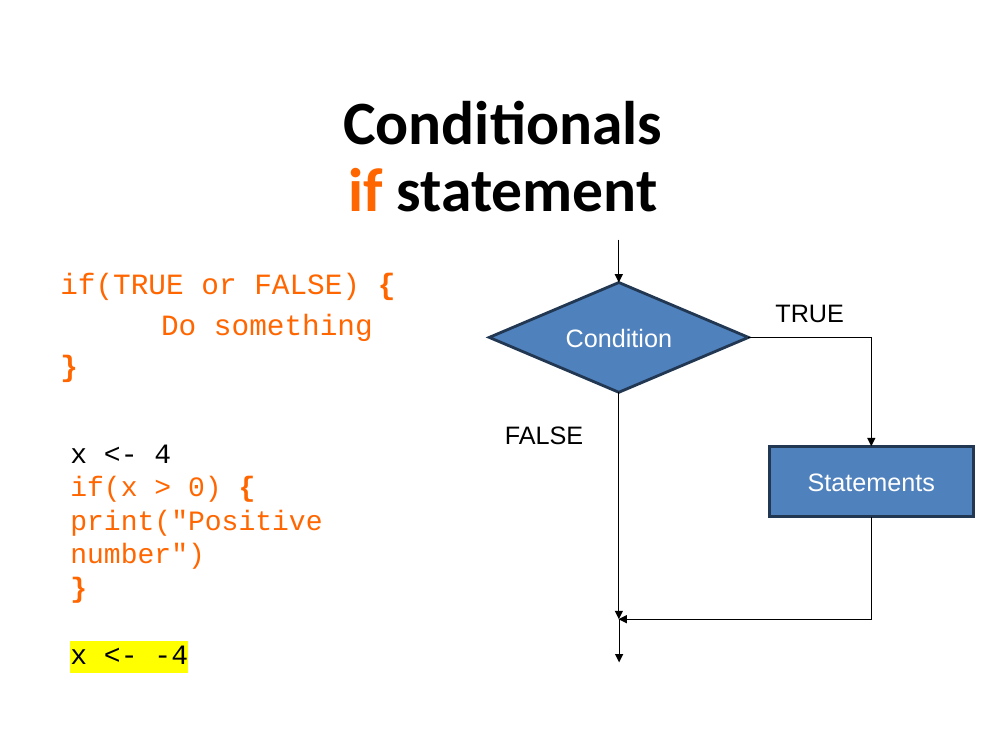
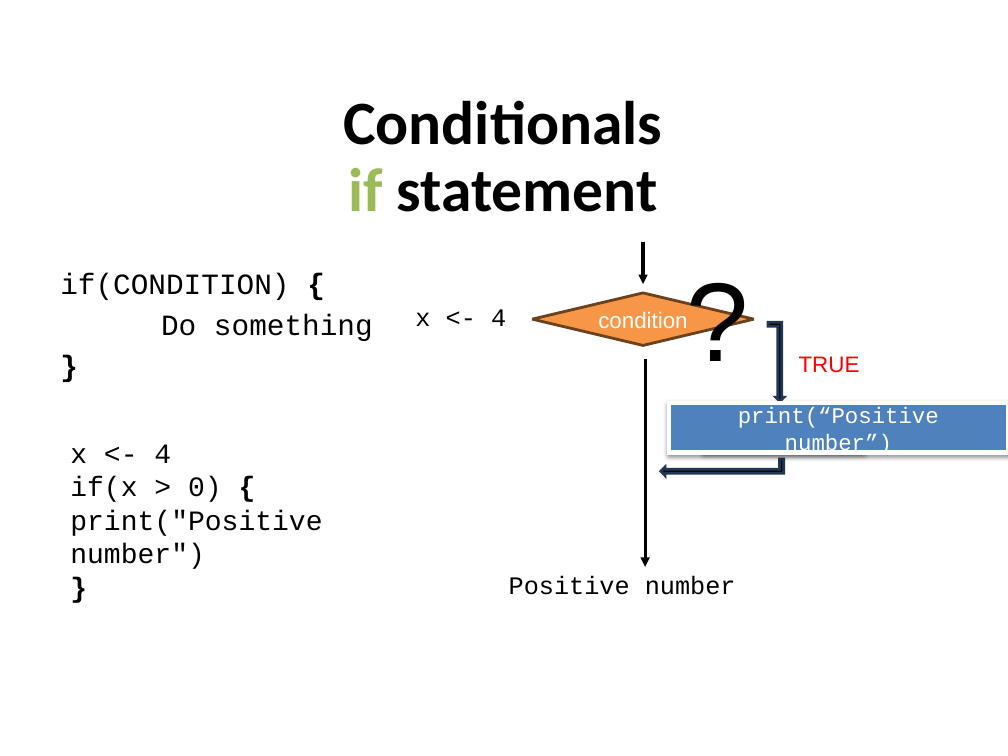
Before and after one commit to sraorao/MSD_R_course_HT2024_2, a slide deck: slide 5 of powerpoint/Session2.pptx. Drawn at 1008x756 pixels with LibreOffice and Linux fonts; fonts in the diff are those of the drawing. Boxes give left, top, right and bottom in pixels: in the first picture for what was removed or moved away, otherwise in the second. Text is boxed around its words. In the diff, an @@ line names an element or a change of style, - is before the commit and + after.

```diff
--- a/powerpoint/Session2.pptx
+++ b/powerpoint/Session2.pptx
@@ text "Conditionals if statement" at (x1=343, y1=100, x2=662, y2=212): text colour #FF6600 to #9BBB59 in "if" @@
@@ arrow moved from (619, 240) - (619, 282) to (643, 242) - (643, 284) @@
@@ arrow (643, 242) - (643, 284): stroke #000000 0.75 pt to #000000 2.25 pt @@
@@ text added at (x1=676, y1=244, x2=738, y2=390), 80 pt, text #000000 @@
+?
@@ text at (x1=60, y1=273, x2=289, y2=300): text changed; text colour #FF6600 to #000000 @@
-if(TRUE or FALSE) {
+if(CONDITION) {
@@ diamond "condition" resized from (x1=489, y1=282, x2=748, y2=392) to (x1=532, y1=293, x2=754, y2=346) @@
@@ diamond "condition" at (x1=532, y1=293, x2=754, y2=346): fill #4F81BD to #F79646; outline #233953 2 pt to #6C421F 2 pt @@
@@ text at (x1=161, y1=314, x2=373, y2=341): text colour #FF6600 to #000000 in "Do something", "}" @@
@@ text added at (x1=415, y1=309, x2=506, y2=326), 18 pt, text #000000 @@
+x <- 4
@@ text in diamond at (x1=598, y1=312, x2=687, y2=328): text changed; size 18 to 16 pt @@
-Condition
+condition
@@ bent up arrow added at (x1=768, y1=323, x2=784, y2=401), fill #000000, outline #233953 2 pt @@
@@ arrow moved from (619, 392) - (619, 619) to (645, 359) - (645, 566) @@
@@ arrow (645, 359) - (645, 566): stroke #000000 0.75 pt to #000000 2.25 pt @@
@@ elbow arrow removed from (749, 338) to (871, 447) @@
@@ text "TRUE" moved from (x1=775, y1=304, x2=844, y2=323) to (x1=799, y1=356, x2=860, y2=373) @@
@@ text "TRUE" at (x1=799, y1=356, x2=860, y2=373): size 18 to 16 pt, text colour #000000 to #FF0000; alignment centre to left @@
@@ rectangle added at (x1=668, y1=403, x2=1008, y2=453), fill #4F81BD, outline #FFFFFF 3 pt, 16 pt, text #FFFFFF @@
+print(“Positive number”)
@@ rectangle added at (x1=704, y1=408, x2=863, y2=453), fill #4F81BD, outline #FFFFFF 3 pt, 18 pt, text #FFFFFF @@
+statement
@@ text removed at (x1=505, y1=426, x2=583, y2=445) @@
-FALSE
@@ rectangle removed at (x1=769, y1=447, x2=974, y2=517) @@
-Statements
@@ text at (x1=70, y1=476, x2=322, y2=569): text colour #FF6600 to #000000 in "if(x > 0) {", "print("Positive number")", "}" @@
@@ bent up arrow added at (x1=661, y1=460, x2=784, y2=476), fill #000000, outline #233953 2 pt @@
@@ elbow arrow removed from (871, 516) to (619, 619) @@
@@ text added at (x1=509, y1=576, x2=736, y2=595), 18 pt, text #000000 @@
+Positive number
@@ arrow removed from (619, 619) to (619, 662) @@
@@ text at (x1=70, y1=645, x2=188, y2=664): paragraph removed @@
-x <- -4
```
Also in this commit, not shown: 6 other slides changed, 2 slides added, 1 other file.
